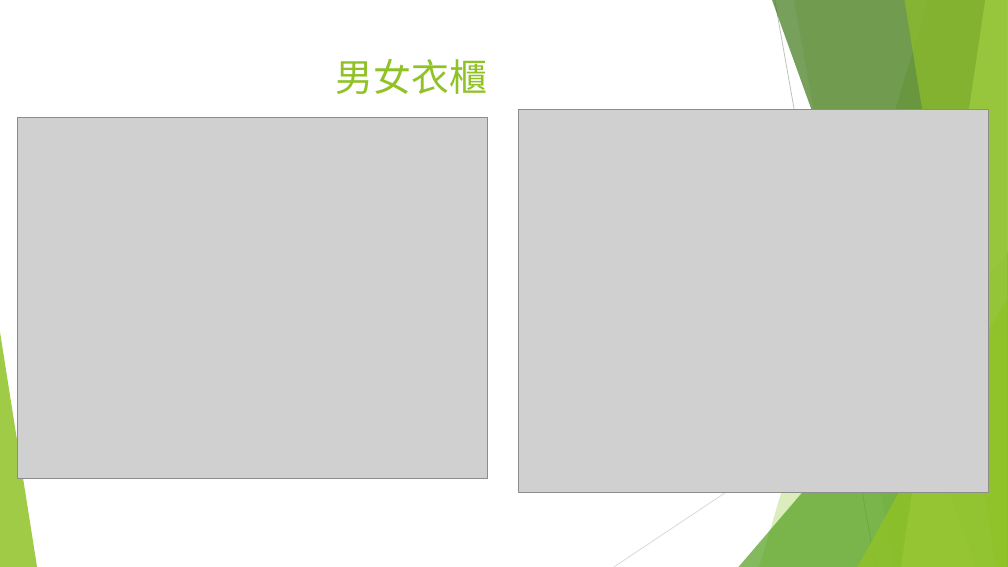
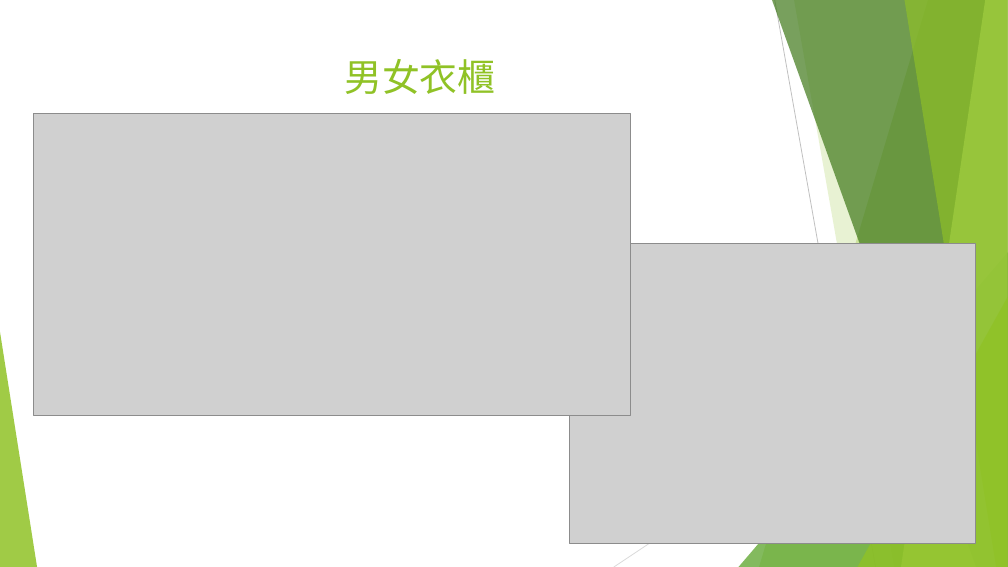
Before and after one commit to happy1103/SecretCloset, a slide deck: slide 6 of Webprograming/document/00457004+00457013.pptx. Drawn at 1008x567 pixels with LibreOffice and Linux fonts; fonts in the diff are those of the drawing; grey boxes stand for pictures. Boxes give left, top, right and bottom in pixels: in the first picture for what was removed or moved away, otherwise in the second. Text is boxed around its words. In the diff, an @@ line names an element or a change of style, - is before the commit and + after.

```diff
--- a/Webprograming/document/00457004+00457013.pptx
+++ b/Webprograming/document/00457004+00457013.pptx
@@ title "男女衣櫃": place and size @@
-title "男女衣櫃" at <box>336,59,487,94</box>
+title "男女衣櫃" at <box>344,59,495,94</box>
@@ picture: place and size @@
-picture at <box>17,118,488,479</box>
+picture at <box>34,114,631,415</box>
@@ picture: place and size @@
-picture at <box>519,110,989,492</box>
+picture at <box>569,243,975,544</box>
```
Also in this commit, not shown: 8 other slides changed, 2 slides added.
